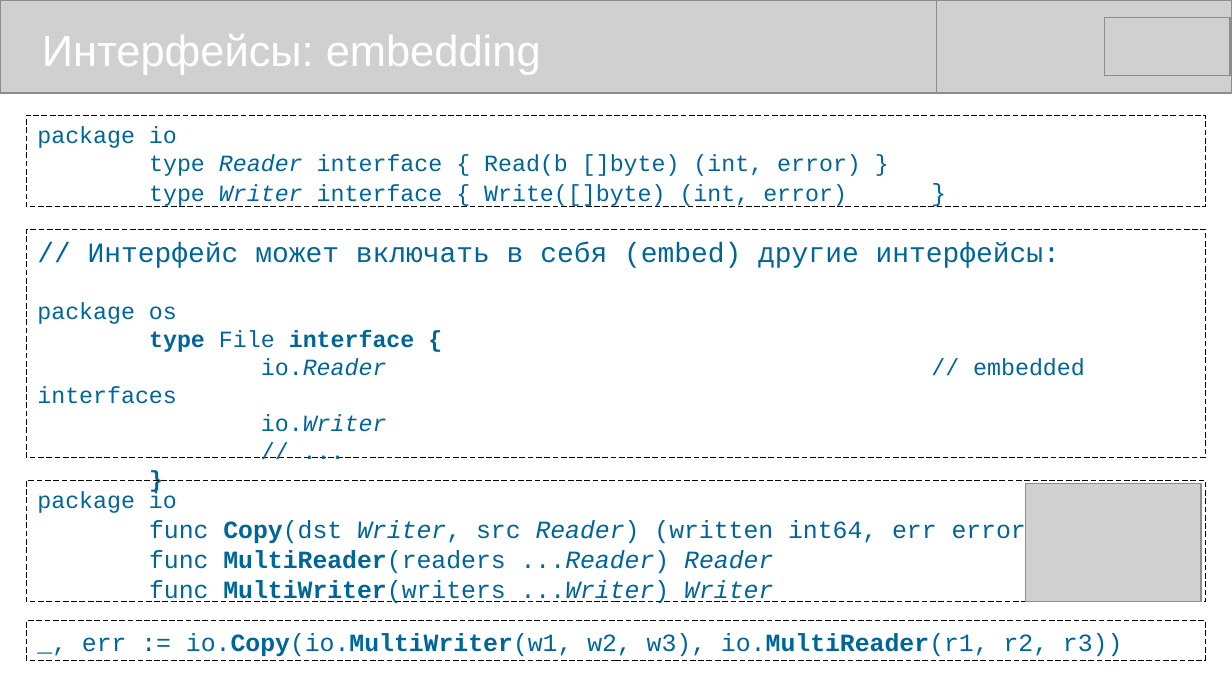
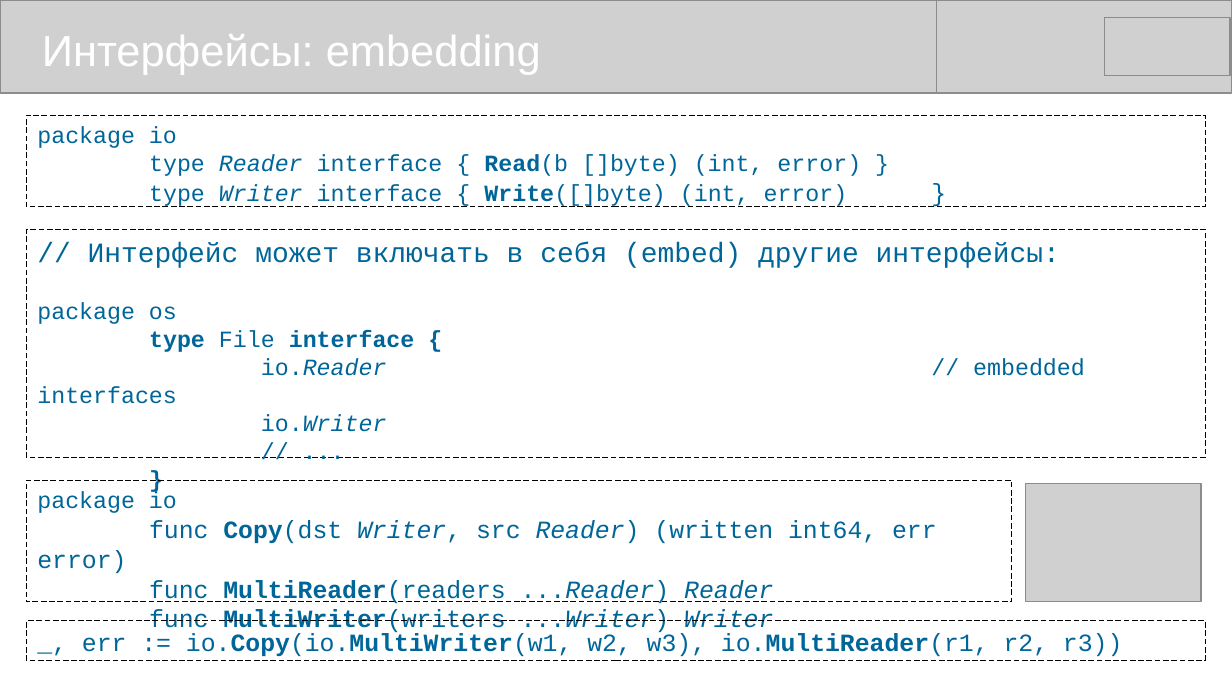
Before and after one commit to mike-shock/Go_language, a slide deck: slide 28 of Go_Preview.odp. Drawn at 1232x693 pixels with LibreOffice and Linux fonts; fonts in the diff are those of the drawing; grey boxes stand for pictures. Boxes give left, top, right and bottom in pixels: in the first picture for what was removed or moved away, otherwise in the second. Text is boxed around its words. In the diff, an @@ line names an element or a change of style, - is before the commit and + after.

```diff
--- a/Go_Preview.odp
+++ b/Go_Preview.odp
@@ text in rectangle at box(149, 154, 861, 207): bold on in "Read(b", "Write([]byte)" @@
@@ rectangle "package io": place and size @@
-rectangle "package io" at box(27, 481, 1206, 603)
+rectangle "package io" at box(27, 481, 1013, 603)
```
Also in this commit, not shown: 5 other slides changed, 7 other files.
